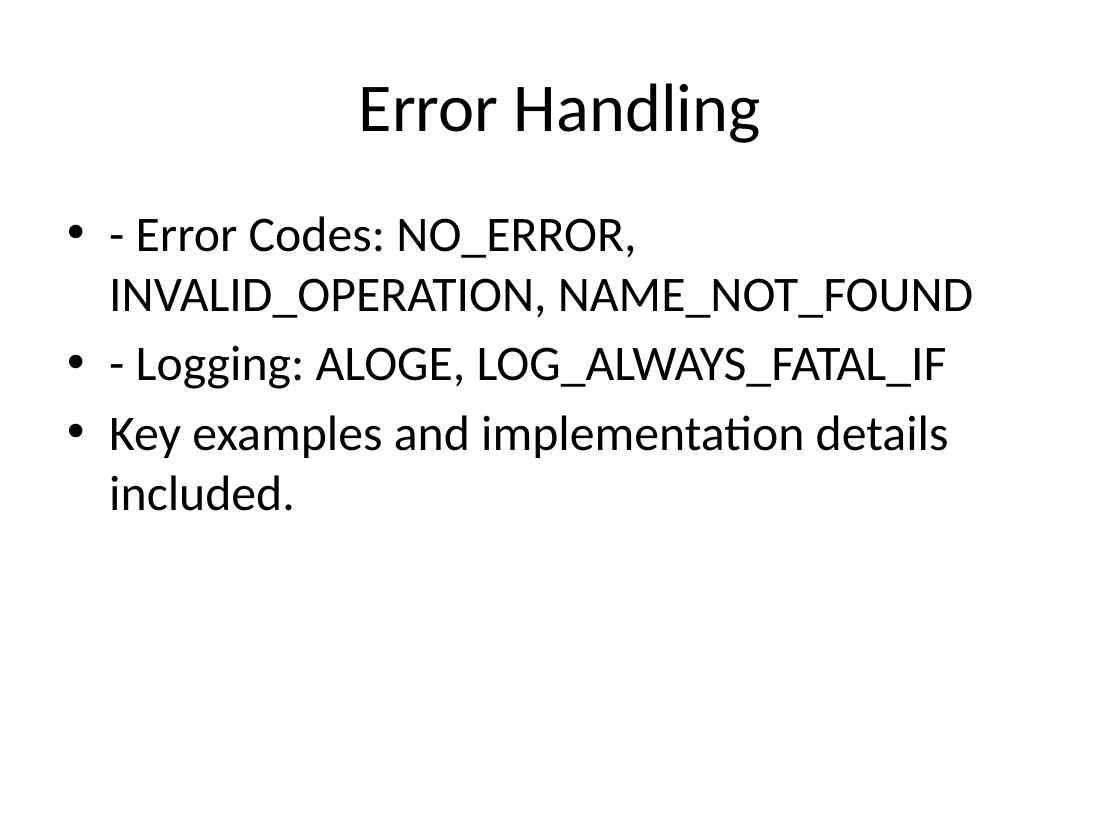
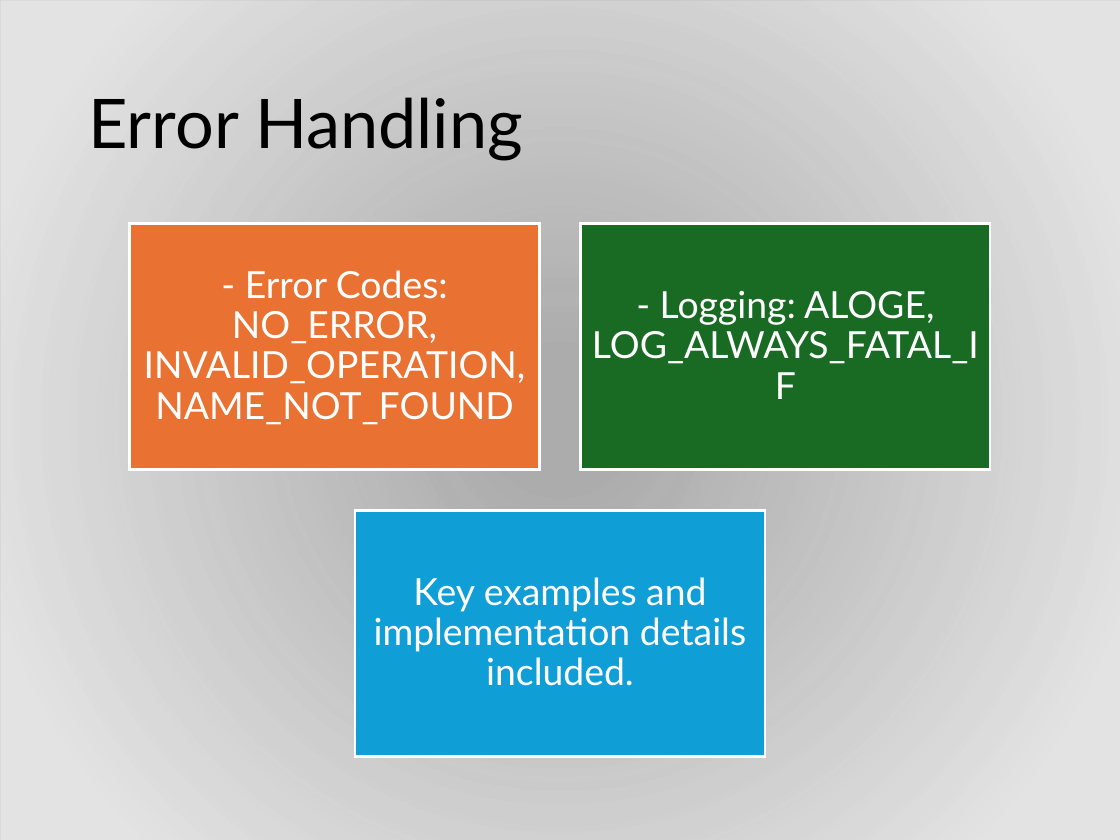
Before and after one commit to sudheerdevu/Thundersoft_work, a slide deck: slide 8 of session/SurfaceFlinger_cpp_concepts.pptx (slide 7 before the commit). Drawn at 1120x840 pixels with LibreOffice and Linux fonts; fonts in the diff are those of the drawing; background and template pictures are left out; a plain dark background stands for a picture behind light text. Boxes give left, top, right and bottom in pixels: in the first picture for what was removed or moved away, otherwise in the second. Text is boxed around its words. In the diff, an @@ line names an element or a change of style, - is before the commit and + after.

```diff
--- a/session/SurfaceFlinger_cpp_concepts.pptx
+++ b/session/SurfaceFlinger_cpp_concepts.pptx
@@ background #FFFFFF to picture (left out) @@
@@ rectangle added at <box>0,0,1120,840</box>, fill gradient #E8E8E8 @@
@@ title "Error Handling": place and size @@
-title "Error Handling" at <box>359,83,761,143</box>
+title "Error Handling" at <box>88,97,523,161</box>
@@ title "Error Handling" at <box>88,97,523,161</box>: font Calibri to Lato; alignment centre to left; line spacing 1 to 0.9 @@
@@ text removed at <box>109,216,974,511</box> @@
-• - Error Codes: NO_ERROR, INVALID_OPERATION, NAME_NOT_FOUND
-• - Logging: ALOGE, LOG_ALWAYS_FATAL_IF
-• Key examples and implementation details included.
@@ group added at <box>130,224,990,757</box>: 3 rectangles, 3 texts @@
+- Error Codes: NO_ERROR, INVALID_OPERATION, NAME_NOT_FOUND
+- Logging: ALOGE, LOG_ALWAYS_FATAL_IF
+Key examples and implementation details included.
```
Also in this commit, not shown: 9 other slides changed, 2 other files.
